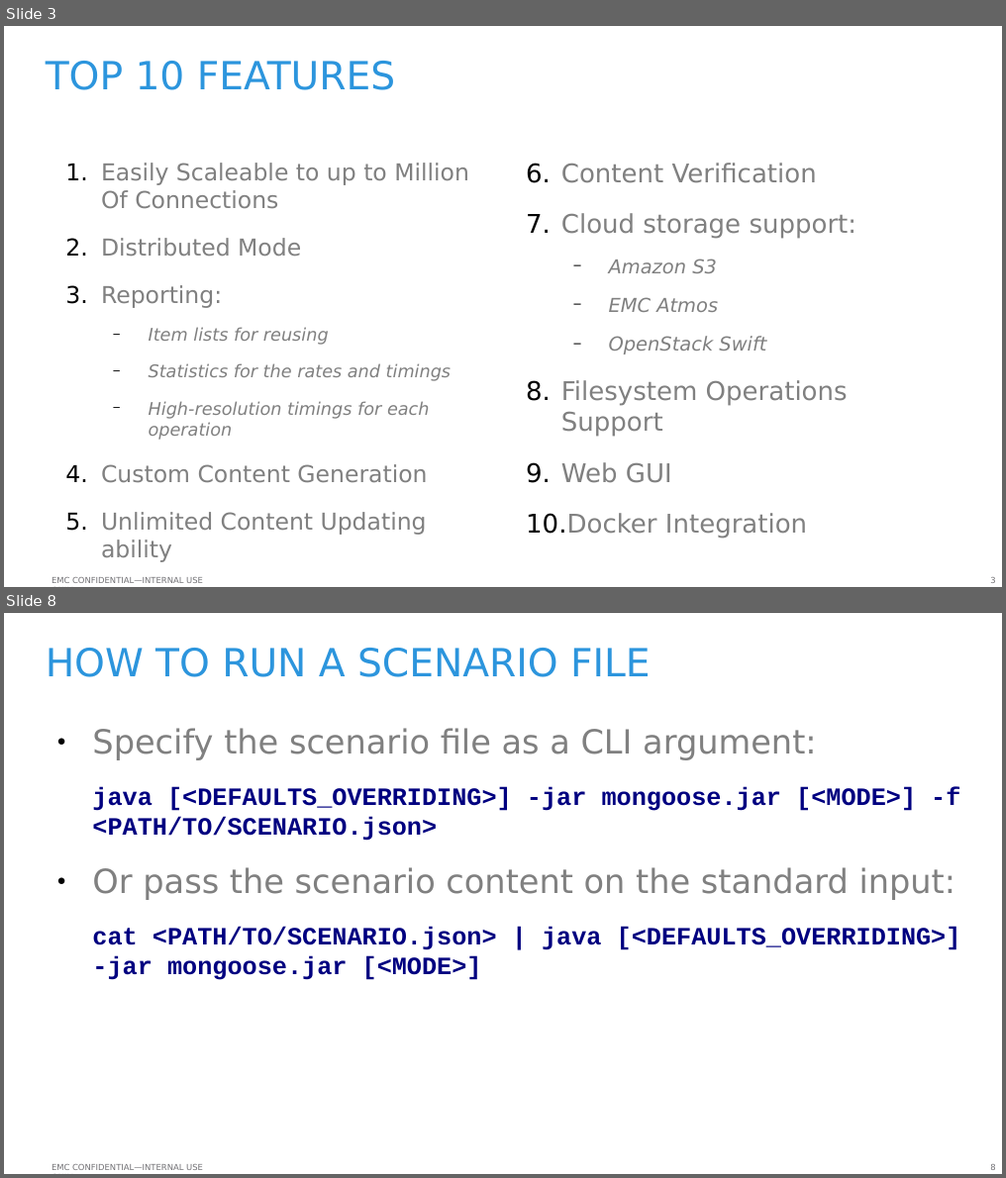
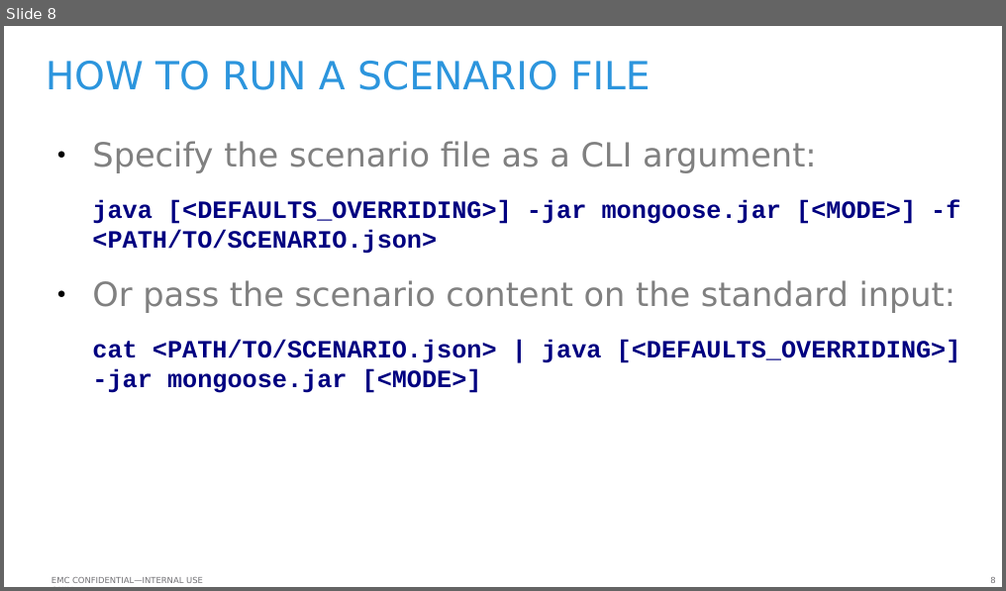
Before and after one commit to emc-mongoose/mongoose, a slide deck: doc/emcmongoosev2.odp. Shown one above the other, each under a label of ours: slides 3 and 8 before the commit, slide 8 after it; the slides between them are not shown. The pictures are 1006x1178 and 1006x591 pixels, drawn with LibreOffice and Linux fonts; fonts in the diff are those of the drawing; background and template pictures are left out. Boxes give left, top, right and bottom in pixels: in the first picture for what was removed or moved away, otherwise in the second. Text is boxed around its words. In the diff, an @@ line names an element or a change of style, - is before the commit and + after.

```diff
--- a/doc/emcmongoosev2.odp
+++ b/doc/emcmongoosev2.odp
@@ slide 3 removed at <box>4,26,1002,587</box>, background #FFFFFF; not listed: 2 template elements that a slide beside it also shows @@
@@ title removed at <box>46,61,395,90</box> @@
-TOP 10 FEATURES
@@ text removed at <box>101,163,469,563</box> @@
-1. Easily Scaleable to up to Million Of Connections
-2. Distributed Mode
-3. Reporting:
-  − Item lists for reusing
-  − Statistics for the rates and timings
-  − High-resolution timings for each operation
-4. Custom Content Generation
-5. Unlimited Content Updating ability
@@ text removed at <box>526,163,857,538</box> @@
-6. Content Verification
-7. Cloud storage support:
-  − Amazon S3
-  − EMC Atmos
-  − OpenStack Swift
-8. Filesystem Operations Support
-9. Web GUI
-10. Docker Integration
```
Also in this commit, not shown: 12 slides changed, 1 slide added, 1 other file.
